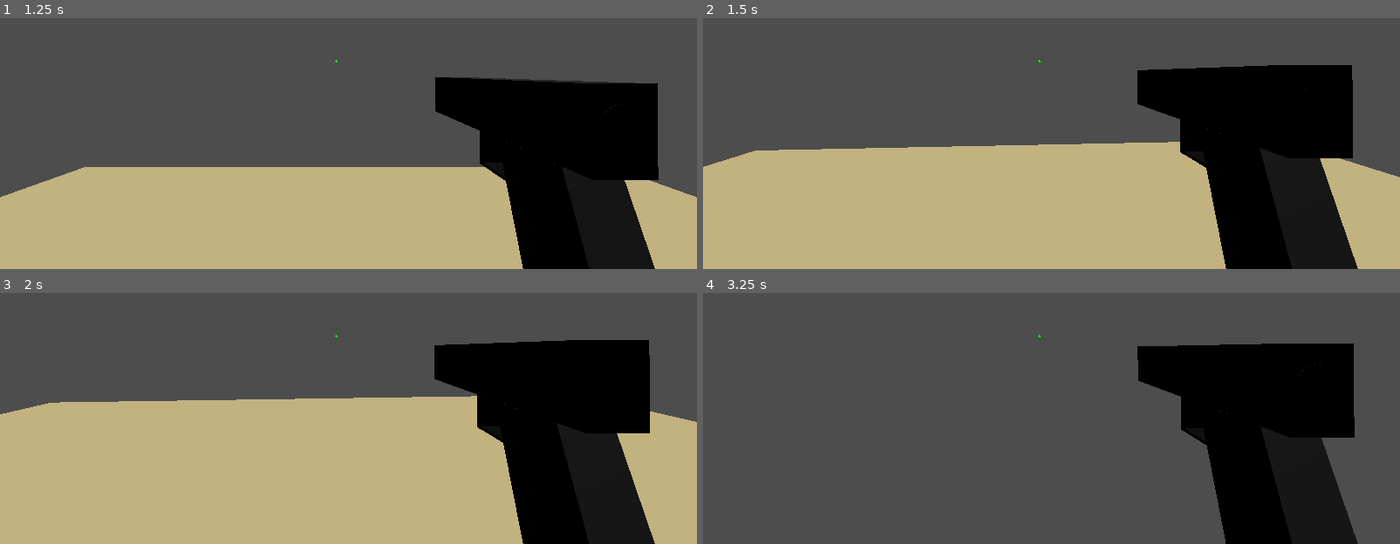
Above: before the commit, frames 1-4 (two rows, left to right).
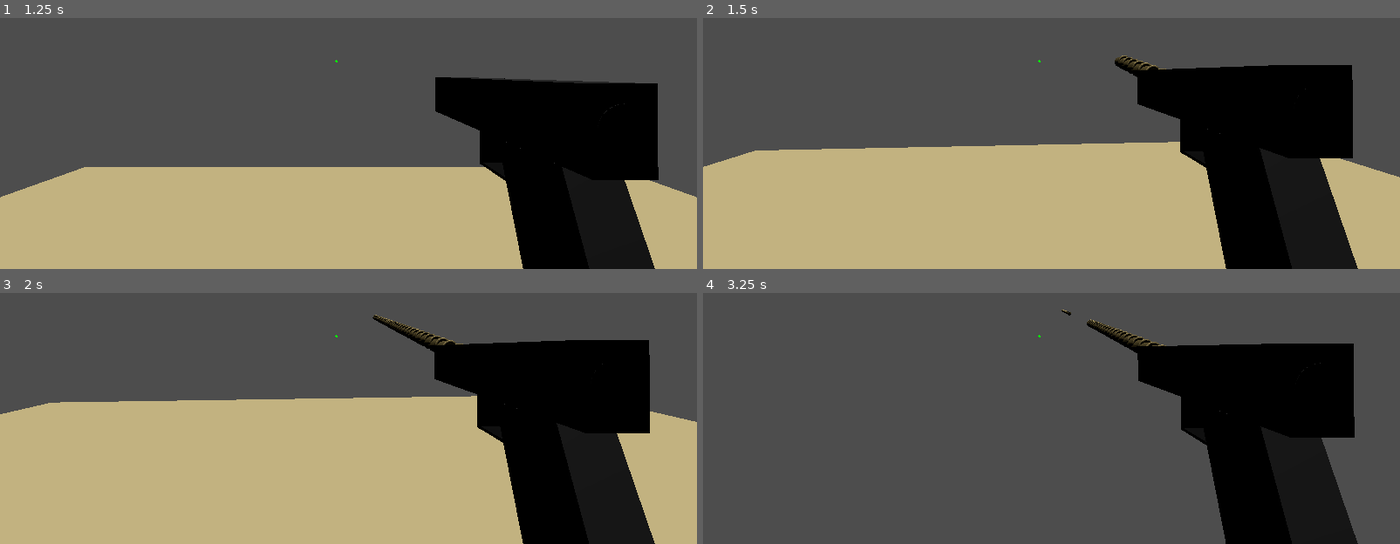
Above: after the commit, the same moments.

Repository: GazizVR/special-shot
Game: Godot game, scene res://scenes/Menu.tscn
The game is run twice, just before and just after one commit, with the same random seed, the same clock (stepped at 60 frames per second) and the same inputs.
Inputs (mouse positions are in pixels of both pictures, inside the frame that each line leads up to):
- Up to frame 1 (1.25 s): click "Play" at 0.5 s
- Up to frame 2 (1.5 s): move the mouse to (1086, 70) at 1.27 s; press the mouse at (1086, 70) at 1.28 s; hold W (walk_forward) from 1.28 s (still down)
- Up to frame 3 (2 s): keep holding W (walk_forward)
- Up to frame 4 (3.25 s): keep holding W (walk_forward); move the mouse to (1016, 350) at 2.02 s; release the mouse at (1016, 350) at 2.03 s; click (1016, 350) at 2.1 s; move the mouse to (1065, 340) at 2.77 s; press the mouse at (1065, 340) at 2.78 s

Frame 1 is identical in both runs. In frame 2, 0.3% of the frame differs, in the area x 59-67%, y 14-24%; in frame 3, 0.5%, in the area x 53-67%, y 8-24%; in frame 4, 0.5%.

Commit message:
gun: механика стрельбы

Diff:
--- a/project.godot
+++ b/project.godot
@@ -43,7 +43,7 @@
 ]
 }
 shot={
-"deadzone": 0.5,
+"deadzone": 0.2,
 "events": [Object(InputEventMouseButton,"resource_local_to_scene":false,"resource_name":"","device":-1,"window_id":0,"a …(259 unchanged characters)…
 ]
 }
--- a/scenes/Bullet.tscn
+++ b/scenes/Bullet.tscn
@@ -1,14 +1,16 @@
 [gd_scene format=3 uid="uid://ulnt8khld6xx"]
 
 [ext_resource type="PackedScene" uid="uid://b0t43bhmpy62c" path="res://models/Bullet.glb" id="1_hf8mt"]
+[ext_resource type="Script" uid="uid://crhkkigqn8tv1" path="res://scripts/bullet.gd" id="1_p1sfj"]
 
 [sub_resource type="CapsuleShape3D" id="CapsuleShape3D_h1aey"]
 
 [node name="Bullet" type="Area3D" unique_id=1370444440]
+script = ExtResource("1_p1sfj")
 
 [node name="CollisionShape3D" type="CollisionShape3D" parent="." unique_id=864656437]
 transform = Transform3D(1, 0, 0, 0, 1, 0, 0, 0, 1, 0, 0.3, 0)
 shape = SubResource("CapsuleShape3D_h1aey")
 
-[node name="Bullet" parent="." unique_id=2130489965 instance=ExtResource("1_hf8mt")]
+[node name="Model" parent="." unique_id=2130489965 instance=ExtResource("1_hf8mt")]
 transform = Transform3D(0.5, 0, 0, 0, 0.5, 0, 0, 0, 0.5, 0, 0, 0)
--- a/scenes/Gun.tscn
+++ b/scenes/Gun.tscn
@@ -1,10 +1,14 @@
 [gd_scene format=3 uid="uid://dfgm1lnq7yylj"]
 
-[ext_resource type="Script" uid="uid://dtdt2yixti8f2" path="res://scripts/glock.gd" id="1_ljf13"]
+[ext_resource type="Script" uid="uid://dtdt2yixti8f2" path="res://scripts/gun.gd" id="1_ljf13"]
 [ext_resource type="PackedScene" uid="uid://bcslj1xxa88ab" path="res://models/Gun.glb" id="2_h5px7"]
+[ext_resource type="PackedScene" uid="uid://ulnt8khld6xx" path="res://scenes/Bullet.tscn" id="3_ljf13"]
 
 [node name="Gun" type="Node3D" unique_id=1689518192]
 script = ExtResource("1_ljf13")
 
 [node name="Model" parent="." unique_id=250887087 instance=ExtResource("2_h5px7")]
 transform = Transform3D(-4.371139e-08, 0, -1, 0, 1, 0, 1, 0, -4.371139e-08, 0, 0, 0)
+
+[node name="Bullet" parent="." unique_id=1370444440 instance=ExtResource("3_ljf13")]
+transform = Transform3D(0.1, 0, 0, 0, -4.371139e-09, -0.1, 0, 0.1, -4.371139e-09, 0, 0.2, -0.137)
--- /dev/null
+++ b/scripts/bullet.gd
@@ -0,0 +1,12 @@
+extends Area3D
+
+@export var speed = 1
+var is_launch: bool = false
+
+func launch():
+	is_launch = true
+
+func _physics_process(delta: float) -> void:
+	if is_launch:
+		global_position += global_transform.basis.y
+		global_position.y += speed*delta
--- a/scripts/glock.gd
+++ /dev/null
@@ -1,5 +0,0 @@
-extends Node3D
-
-func _physics_process(delta: float) -> void:
-	if Input.is_action_pressed("shot"):
-		print("shot!")
--- /dev/null
+++ b/scripts/gun.gd
@@ -0,0 +1,10 @@
+extends Node3D
+
+@onready var bullet = $Bullet
+@export var strength = 2
+
+func _physics_process(delta: float) -> void:
+	if Input.is_action_pressed("shot"):
+		var copy = bullet.duplicate()
+		add_child(copy)
+		copy.launch()
Not shown, added: scripts/bullet.gd.uid
Renamed: scripts/glock.gd.uid -> scripts/gun.gd.uid
